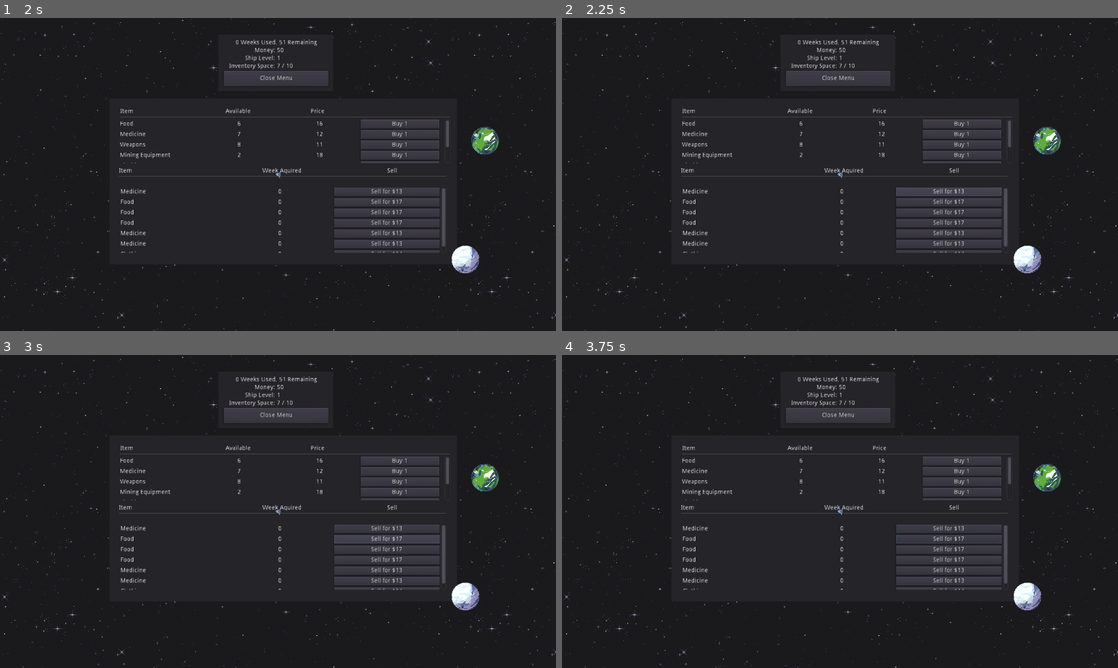
Above: before the commit, frames 1-4 (two rows, left to right).
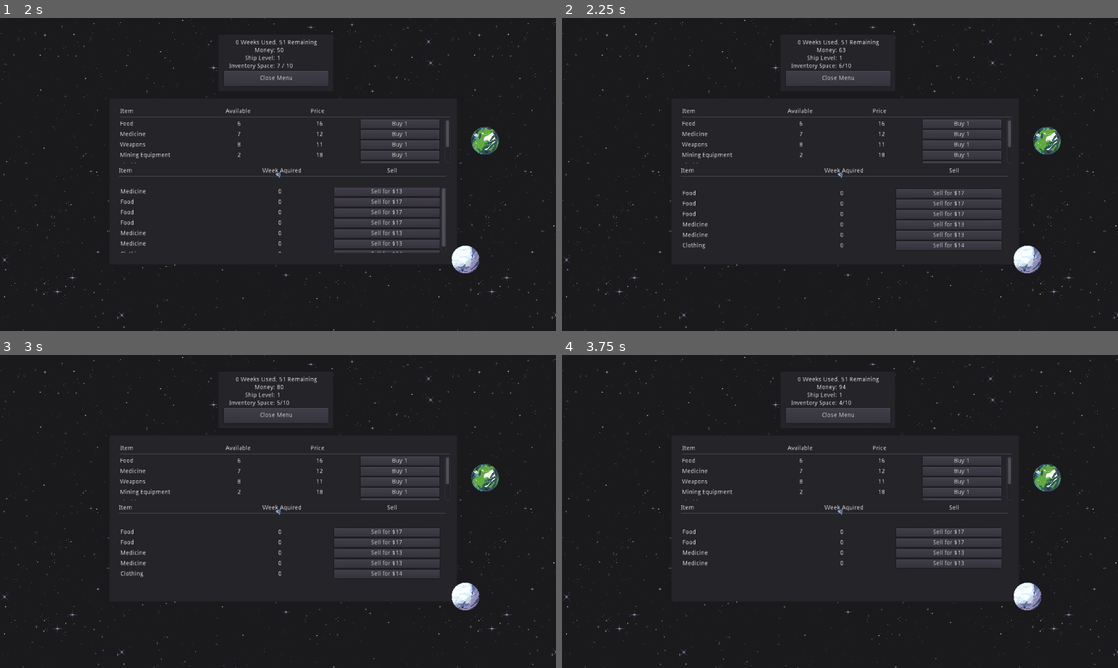
Above: after the commit, the same moments.

Repository: shadowhen/Star-Trader
Game: Godot game, scene res://World.tscn
Same seed, same stepped clock (60 frames per second), same inputs: the game is played once before the commit and once after it.
Inputs (mouse positions are in pixels of both pictures, inside the frame that each line leads up to):
- Up to frame 1 (2 s): tap Enter at 0.5 s; move the mouse to (166, 152) at 0.52 s; press the mouse at (166, 152) at 0.53 s; hold Right (ui_right) 0.53-1.28 s; tap T (trade) at 0.8, 1.35 s; move the mouse to (428, 130) at 1.27 s; release the mouse at (428, 130) at 1.28 s; hold Down (ui_down) from 1.28 s (still down); click (428, 130) at 1.55 s
- Up to frame 2 (2.25 s): release Down (ui_down) at 2 s; click "Sell for $13" at 2 s
- Up to frame 3 (3 s): click "Sell for $17" at 2.75 s
- Up to frame 4 (3.75 s): click "Sell for $14" at 3.5 s

Frame 1 is identical in both runs. In frame 2, 1.9% of the frame differs, in the area x 21-81%, y 9-76%; in frame 3, 2.3%; in frame 4, 2.3%.

Commit message:
implemented selling and auto trade panel closing
selling now removes the item from the inventory and the trade screen and credits the player with the money. each transaction also checks if the sale put the player over the winning amount required and emits a signal if so.

when a player leaves the planet the trading screen is automatically closed.

updated this branch to reflect the changes on main.

Diff:
--- a/Data/playerStats.json
+++ b/Data/playerStats.json
@@ -13,5 +13,8 @@
   },
   "CurrentPlanet": {
     "Value": 1
+  },
+  "InventorySpaceUsed": {
+    "Value": 7
   }
 }
--- a/ItemTrade.gd
+++ /dev/null
@@ -1,5 +0,0 @@
-extends HBoxContainer
-
-
-func _on_Sell_pressed():
-	print("sell pressed")
--- a/World.tscn
+++ b/World.tscn
@@ -1,12 +1,12 @@
 [gd_scene load_steps=8 format=2]
 
-[ext_resource path="res://Player.tscn" type="PackedScene" id=1]
-[ext_resource path="res://art/space-background.png" type="Texture" id=2]
-[ext_resource path="res://Trade.tscn" type="PackedScene" id=3]
-[ext_resource path="res://Planet.tscn" type="PackedScene" id=4]
-[ext_resource path="res://PlayerCamera.gd" type="Script" id=6]
-[ext_resource path="res://art/wet_world.png" type="Texture" id=7]
-[ext_resource path="res://art/ice_world.png" type="Texture" id=8]
+[ext_resource path="res://player/Player.tscn" type="PackedScene" id=1]
+[ext_resource path="res://space-background.png" type="Texture" id=2]
+[ext_resource path="res://trade/Trade.tscn" type="PackedScene" id=3]
+[ext_resource path="res://planets/Planet.tscn" type="PackedScene" id=4]
+[ext_resource path="res://player/PlayerCamera.gd" type="Script" id=6]
+[ext_resource path="res://planets/wet_world.png" type="Texture" id=7]
+[ext_resource path="res://planets/ice_world.png" type="Texture" id=8]
 
 [node name="World" type="Node2D"]
 
--- a/Planet.gd
+++ b/planets/Planet.gd
@@ -1,6 +1,7 @@
 extends Area2D
 
 signal click_move(new_position)
+signal planet_exited()
 
 func _on_Planet_input_event(viewport, event, shape_idx):
 	if event.is_action_pressed("move"):
@@ -14,7 +15,7 @@
 	print("entering " + name)
 	PlayerData.player_stats["CurrentPlanet"]["Value"] = name
 
-	var tradepanel = load("res://Trade.tscn").instance()
+	var tradepanel = load("res://trade/Trade.tscn").instance()
 	add_child(tradepanel)
 	get_node("Trade").connect("close_tradepanel", self, "close_tradepanel")
 
@@ -29,3 +30,5 @@
 	body.interact_planet = false
 	print("leaving " + name)
 	PlayerData.player_stats["CurrentPlanet"]["Value"] = "-1"
+
+	emit_signal("planet_exited")
--- a/Planet.tscn
+++ b/planets/Planet.tscn
@@ -1,7 +1,7 @@
 [gd_scene load_steps=4 format=2]
 
-[ext_resource path="res://art/sea_world.png" type="Texture" id=1]
-[ext_resource path="res://Planet.gd" type="Script" id=2]
+[ext_resource path="res://planets/sea_world.png" type="Texture" id=1]
+[ext_resource path="res://planets/Planet.gd" type="Script" id=2]
 
 [sub_resource type="CircleShape2D" id=2]
 radius = 32.0
--- a/CameraControlelr.gd
+++ b/player/CameraController.gd
@@ -4,5 +4,5 @@
 onready var player = get_node("Player")
 
 func _process (delta):
-		position.x = player.position.x
-		position.y = player.position.y
+	position.x = player.position.x
+	position.y = player.position.y
--- a/Player.tscn
+++ b/player/Player.tscn
@@ -1,7 +1,7 @@
 [gd_scene load_steps=4 format=2]
 
-[ext_resource path="res://art/player-ship.png" type="Texture" id=1]
-[ext_resource path="res://Player.gd" type="Script" id=2]
+[ext_resource path="res://player/player-ship.png" type="Texture" id=1]
+[ext_resource path="res://player/Player.gd" type="Script" id=2]
 
 [sub_resource type="CircleShape2D" id=1]
 radius = 6.0
--- a/Trade.gd
+++ b/trade/Trade.gd
@@ -5,8 +5,8 @@
 # Declare member variables here. Examples:
 # var a = 2
 # var b = "text"
-var template_inv_slot = preload("res://Templates/SellSlot.tscn") # sell slot template
-var buy_slot = preload("res://Templates/BuySlot.tscn")
+var template_inv_slot = preload("res://trade/templates/SellSlot.tscn") # sell slot template
+var buy_slot = preload("res://trade/templates/BuySlot.tscn")
 
 onready var gridcontainer = get_node("ScrollContainer/ItemSellContainer")
 onready var buygridcontainer = get_node("Buy/BuyList/VBoxContainer")
@@ -14,8 +14,16 @@
 
 # Called when the node enters the scene tree for the first time.
 func _ready() -> void:
+
+	get_parent().get_parent().get_node("Planet1").connect("planet_exited",self,"_planet_exited")
+	get_parent().get_parent().get_node("Planet2").connect("planet_exited",self,"_planet_exited")
+	get_parent().get_parent().get_node("Planet3").connect("planet_exited",self,"_planet_exited")
+	#get_parent().get_parent().get_node("Planet4").connect("planet_exited",self,"_planet_exited")
+	#get_parent().get_parent().get_node("Planet5").connect("planet_exited",self,"_planet_exited")
+	#get_parent().get_parent().get_node("Planet6").connect("planet_exited",self,"_planet_exited")
+	#get_parent().get_parent().get_node("Planet7").connect("planet_exited",self,"_planet_exited")
+
 	var inventorySpaceUsed = 0
-
 
 	# parse current Planet
 	var currentPlanet = str(PlayerData.player_stats["CurrentPlanet"]["Value"])
@@ -42,6 +50,8 @@
 			inventorySpaceUsed += 1
 			var inv_slot_new = template_inv_slot.instance()
 			inv_slot_new.get_node("FoodTrade/ItemLabel").text =  str(GameData.item_data[str(itemID)]["ItemName"])
+			inv_slot_new.get_node("FoodTrade/ItemPriceLabel").text =  str(GameData.item_data[str(itemID)]["ItemP" + currentPlanet + "SellFor"])
+			inv_slot_new.get_node("FoodTrade/InvSlotLabel").text =  str(i)
 			inv_slot_new.get_node("FoodTrade/ItemDate").text =  str(PlayerData.inv_data[i]["WeekAquired"])
 			inv_slot_new.get_node("FoodTrade/Sell").text = "Sell for $" + str(GameData.item_data[str(itemID)]["ItemP" + currentPlanet + "SellFor"])
 
@@ -67,3 +77,7 @@
 func _on_Close_pressed() -> void:
 	emit_signal("close_tradepanel")
 	pass # Replace with function body.
+
+func _planet_exited() -> void: # close trade panel when leaving planet
+	emit_signal("close_tradepanel")
+	pass # Replace with function body.
--- a/Trade.tscn
+++ b/trade/Trade.tscn
@@ -1,6 +1,6 @@
 [gd_scene load_steps=2 format=2]
 
-[ext_resource path="res://Trade.gd" type="Script" id=2]
+[ext_resource path="res://trade/Trade.gd" type="Script" id=2]
 
 [node name="Trade" type="Panel"]
 anchor_left = 0.5
--- /dev/null
+++ b/trade/templates/ItemTrade.gd
@@ -0,0 +1,42 @@
+extends HBoxContainer
+
+
+signal pressed()
+
+func _ready():
+	var sellButton = get_node("Sell")
+	sellButton.connect("pressed", self, "_on_Sell_Pressed")
+
+func _on_Sell_Pressed() -> void:
+
+	# debugging
+	print("Sell inventory slot #" + get_node("InvSlotLabel").text)
+
+	# give player the money from the sale
+	var newMoney = int(PlayerData.player_stats["Money"]["Value"]) + int(get_node("ItemPriceLabel").text)
+	PlayerData.player_stats["Money"]["Value"] = str(newMoney)
+
+	# update the value for player money and inventory space left on trade screen
+		# (yes I know this is *JANK* but couldn't get it to work any other way
+		# feel free to revise
+	var Owner = get_parent().get_parent().get_parent().get_parent() # gets "Trade" node
+	var temp = Owner.get_node("ColorRect")
+	var temp1 = temp.get_node("Info")
+	var temp2 = temp1.get_node("VBoxContainer")
+	var temp3 = temp2.get_node("Money")
+	var temp4 = temp2.get_node("InventorySpace")
+
+	var MoneyLabel = temp3.get_node("Label")
+	var InventoryLabel = temp4.get_node("Label")
+
+	MoneyLabel.text = str(newMoney)
+	PlayerData.player_stats["InventorySpaceUsed"]["Value"] -= 1 # remove item from inventory used
+	InventoryLabel.text = str(PlayerData.player_stats["InventorySpaceUsed"]["Value"]) + "/" + str(PlayerData.player_stats["InventoryCap"]["Value"])
+
+	# remove the item from the players inventory data
+	PlayerData.inv_data[get_node("InvSlotLabel").text]["InvItemID"] = -1
+	PlayerData.inv_data[get_node("InvSlotLabel").text]["InvTimeIn"] = -1
+
+
+	# remove the item from the trading screen
+	self.queue_free()
--- /dev/null
+++ b/trade/templates/SellItem.gd
@@ -0,0 +1,42 @@
+extends HBoxContainer
+
+
+signal pressed()
+
+func _ready():
+	var sellButton = get_node("Sell")
+	sellButton.connect("pressed", self, "_on_Sell_Pressed")
+
+func _on_Sell_Pressed() -> void:
+
+	# debugging
+	print("Sell inventory slot #" + get_node("InvSlotLabel").text)
+
+	# give player the money from the sale
+	var newMoney = int(PlayerData.player_stats["Money"]["Value"]) + int(get_node("ItemPriceLabel").text)
+	PlayerData.player_stats["Money"]["Value"] = str(newMoney)
+
+	# update the value for player money and inventory space left on trade screen
+		# (yes I know this is *JANK* but couldn't get it to work any other way
+		# feel free to revise
+	var Owner = get_parent().get_parent().get_parent().get_parent() # gets "Trade" node
+	var temp = Owner.get_node("ColorRect")
+	var temp1 = temp.get_node("Info")
+	var temp2 = temp1.get_node("VBoxContainer")
+	var temp3 = temp2.get_node("Money")
+	var temp4 = temp2.get_node("InventorySpace")
+
+	var MoneyLabel = temp3.get_node("Label")
+	var InventoryLabel = temp4.get_node("Label")
+
+	MoneyLabel.text = str(newMoney)
+	PlayerData.player_stats["InventorySpaceUsed"]["Value"] -= 1 # remove item from inventory used
+	InventoryLabel.text = str(PlayerData.player_stats["InventorySpaceUsed"]["Value"]) + "/" + str(PlayerData.player_stats["InventoryCap"]["Value"])
+
+	# remove the item from the players inventory data
+	PlayerData.inv_data[get_node("InvSlotLabel").text]["InvItemID"] = -1
+	PlayerData.inv_data[get_node("InvSlotLabel").text]["InvTimeIn"] = -1
+
+
+	# remove the item from the trading screen
+	self.queue_free()
--- a/Templates/SellSlot.tscn
+++ b/trade/templates/SellSlot.tscn
@@ -1,6 +1,6 @@
 [gd_scene load_steps=2 format=2]
 
-[ext_resource path="res://ItemTrade.gd" type="Script" id=1]
+[ext_resource path="res://trade/templates/ItemTrade.gd" type="Script" id=1]
 
 [node name="VBoxContainer" type="VBoxContainer"]
 margin_top = 44.0
@@ -30,6 +30,28 @@
 align = 1
 valign = 1
 
+[node name="InvSlotLabel" type="Label" parent="FoodTrade"]
+visible = false
+margin_left = 628.0
+margin_top = 3.0
+margin_right = 938.0
+margin_bottom = 17.0
+size_flags_horizontal = 3
+text = "1"
+align = 1
+valign = 1
+
+[node name="ItemPriceLabel" type="Label" parent="FoodTrade"]
+visible = false
+margin_left = 628.0
+margin_top = 3.0
+margin_right = 938.0
+margin_bottom = 17.0
+size_flags_horizontal = 3
+text = "1"
+align = 1
+valign = 1
+
 [node name="Sell" type="Button" parent="FoodTrade"]
 margin_left = 837.0
 margin_right = 1252.0
Renamed: art/ice_world.png -> planets/ice_world.png
Not shown, changed: planets/ice_world.png.import
Renamed: art/sea_world.png -> planets/sea_world.png
Not shown, changed: planets/sea_world.png.import
Renamed: art/wet_world.png -> planets/wet_world.png
Not shown, changed: planets/wet_world.png.import
Renamed: Player.gd -> player/Player.gd
Renamed: PlayerCamera.gd -> player/PlayerCamera.gd
Renamed: art/player-ship-inventory-1.png -> player/player-ship-inventory-1.png
Not shown, changed: player/player-ship-inventory-1.png.import
Renamed: art/player-ship-inventory-2.png -> player/player-ship-inventory-2.png
Not shown, changed: player/player-ship-inventory-2.png.import
(and 5 more such lines)
